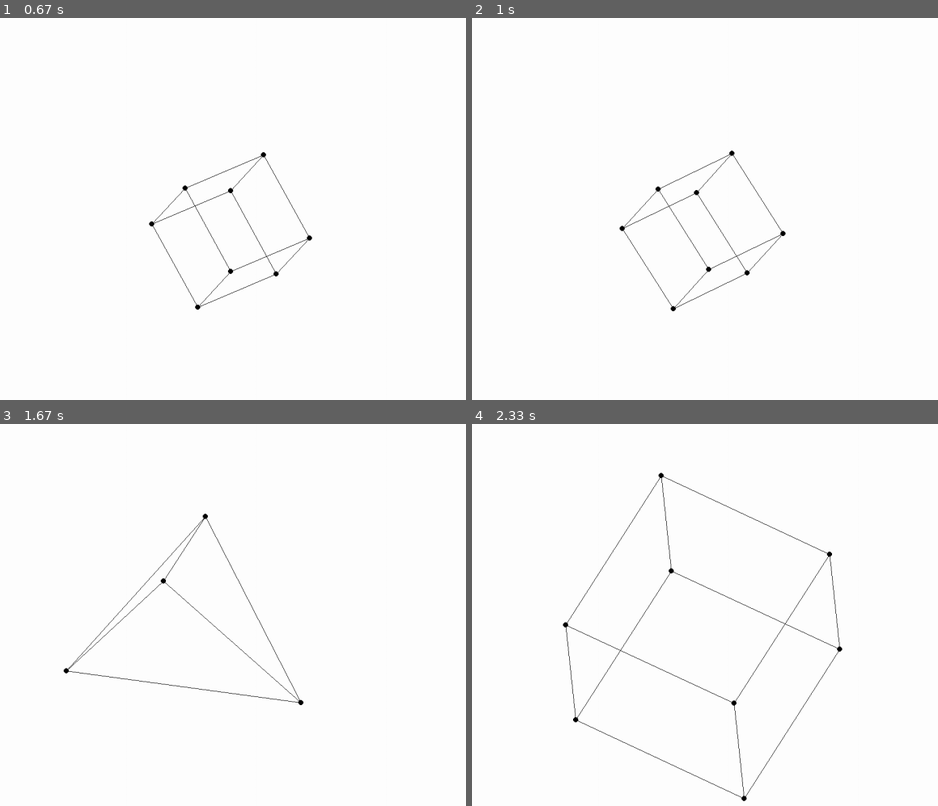
Above: before the commit, frames 1-4 (two rows, left to right).
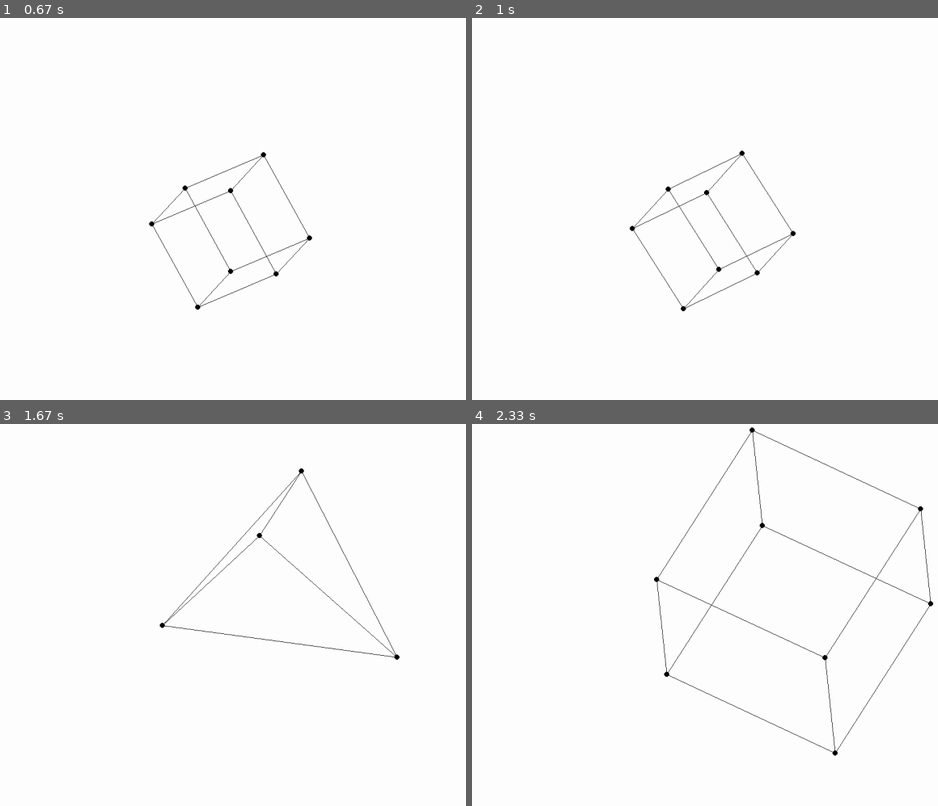
Above: after the commit, the same moments.

Repository: DillTheBeast/Renderer
Game: pygame game, started from PyGameSelection.py
The game is run twice, just before and just after one commit, with the same random seed, the same clock (stepped at 60 frames per second) and the same inputs.
Inputs (mouse positions are in pixels of both pictures, inside the frame that each line leads up to):
- Up to frame 1 (0.67 s): click (228, 231) at 0.38 s
- Up to frame 2 (1 s): hold D from 0.67 s (still down); move the mouse to (677, 251) at 0.7 s; tap Space at 0.73 s; tap C at 0.82 s
- Up to frame 3 (1.67 s): tap Space at 1.03, 1.23, 1.57 s; release D at 1.13 s; hold W 1.17-1.47 s; hold Up 1.17-1.47 s; tap T at 1.32 s; hold D from 1.5 s (still down)
- Up to frame 4 (2.33 s): tap Space at 1.87, 2.07 s; release D at 1.97 s; hold A from 2 s (still down); tap C at 2.15 s

Frame 1 is identical in both runs. In frame 2, 1.3% of the frame differs, in the area x 31-70%, y 34-77%; in frame 3, 1.4%; in frame 4, 2.6%, in the area x 19-99%, y 0-99%.

Commit message:
Update PyGameSelection.py

Diff:
--- a/PyGameSelection.py
+++ b/PyGameSelection.py
@@ -7,6 +7,10 @@
 triangle = False
 pyramid = False
 cube = True
+moveUp = False
+moveDown = False
+moveLeft = False
+moveRight = False
 
 WHITE = (255, 255, 255)
 RED = (255, 0, 0)
@@ -134,7 +138,21 @@
                     pyramid = False
                 elif cube:
                     cube = False
+        if event.type == pygame.MOUSEBUTTONDOWN:
+            if event.button == 1:  # Check if left mouse button is clicked
+                x, y = pygame.mouse.get_pos()
+                circle_pos = [x,y]
 
+    #Doing these keys pressed this way so it also works for holding
+    keys = pygame.key.get_pressed()  # get the state of all the keys
+    if keys[pygame.K_w]:
+        circle_pos[1] -= 5
+    if keys[pygame.K_s]:
+        circle_pos[1] += 5
+    if keys[pygame.K_d]:
+        circle_pos[0] += 5
+    if keys[pygame.K_a]:
+        circle_pos[0] -= 5
     if not paused:
         # update stuff
         rotationZ = np.matrix([
